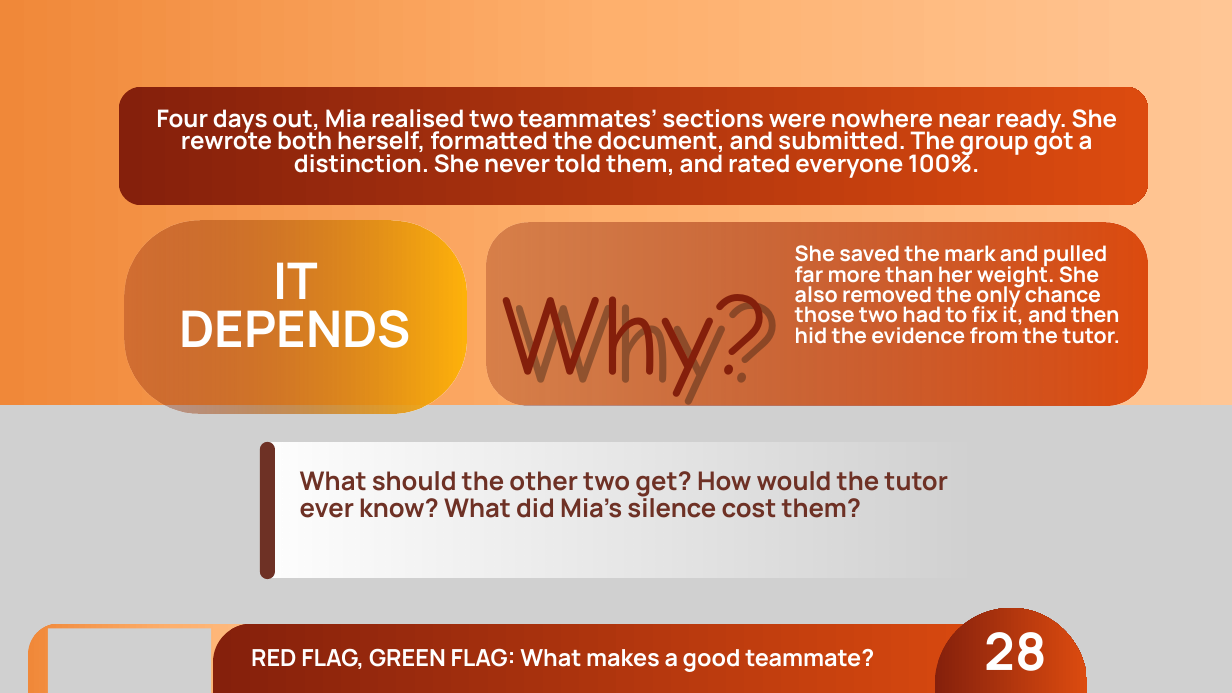
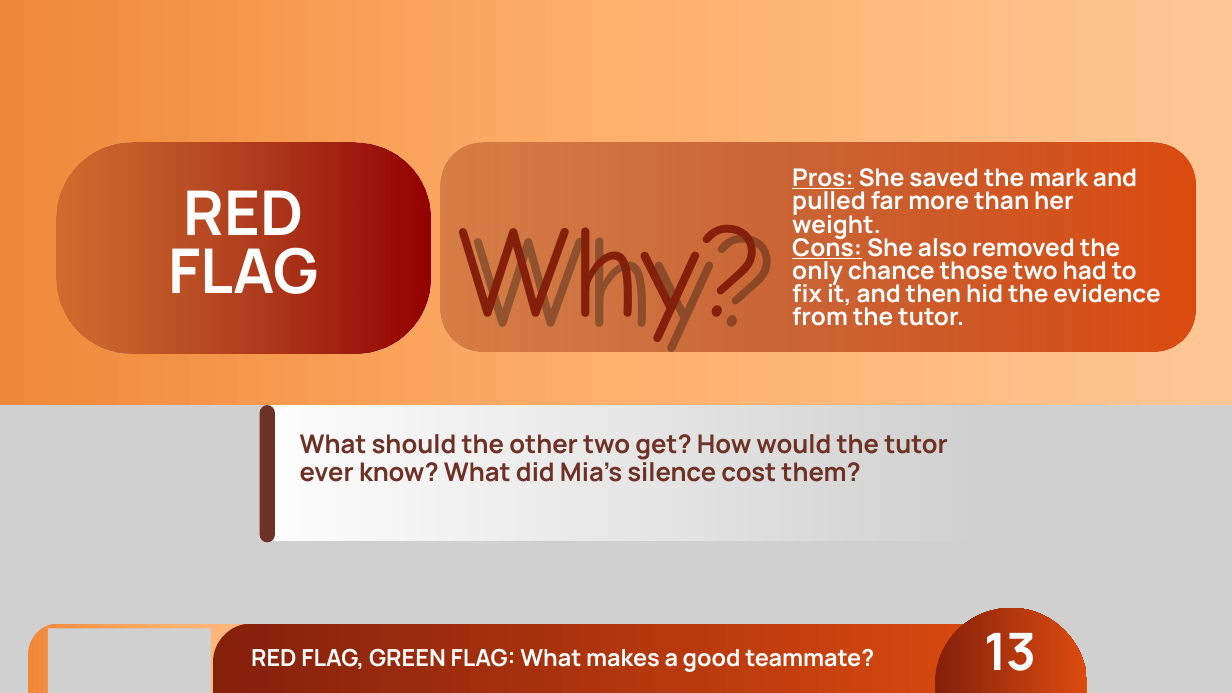
Before and after one commit to joetherockhey/Class-Allocation, a slide deck: slide 14 of assets/red-flag-green-flag.pptx (slide 29 before the commit). Drawn at 1232x693 pixels with LibreOffice and Linux fonts; fonts in the diff are those of the drawing; grey boxes stand for pictures; background and template pictures are left out. Boxes give left, top, right and bottom in pixels: in the first picture for what was removed or moved away, otherwise in the second. Text is boxed around its words. In the diff, an @@ line names an element or a change of style, - is before the commit and + after.

```diff
--- a/assets/red-flag-green-flag.pptx
+++ b/assets/red-flag-green-flag.pptx
@@ freeform shape removed at <box>119,87,1148,205</box> @@
@@ text removed at <box>156,109,1117,178</box> @@
-Four days out, Mia realised two teammates’ sections were nowhere near ready. She rewrote both herself, formatted the document, and submitted. The group got a distinction. She never told them, and rated everyone 100%.
@@ freeform shape: place and size @@
-freeform shape at <box>124,220,466,413</box>
+freeform shape at <box>57,142,431,354</box>
@@ freeform shape at <box>57,142,431,354</box>: fill gradient #85200C to #FFB30B to gradient #85200C to #940000 @@
@@ freeform shape: place and size @@
-freeform shape at <box>486,222,1148,405</box>
+freeform shape at <box>440,142,1195,351</box>
@@ text "Why?": place and size @@
-text "Why?" at <box>502,294,771,409</box>
+text "Why?" at <box>473,225,780,367</box>
@@ text "Why?" at <box>473,225,780,367</box>: size 133.2 to 152.1 pt, text colour #000000 at 31% opacity to gradient #841F0B to #DA4610, letter spacing 0.4 to 0.5 pt; line spacing 186.5pt to 212.9pt @@
@@ text "Why?": place and size @@
-text "Why?" at <box>515,294,784,418</box>
+text "Why?" at <box>458,225,765,357</box>
@@ text "Why?" at <box>458,225,765,357</box>: size 133.2 to 152.1 pt, text colour gradient #841F0B to #DA4610 to #000000 at 31% opacity, letter spacing 0.4 to 0.5 pt; line spacing 186.5pt to 212.9pt @@
@@ text at <box>792,168,1160,326</box>: text changed; size 25 to 28.5 pt @@
-She saved the mark and pulled far more than her weight. She also removed the only chance those two had to fix it, and then hid the evidence from the tutor.
+Pros: She saved the mark and pulled far more than her weight.
+Cons: She also removed the only chance those two had to fix it, and then hid the evidence from the tutor.
@@ text added at <box>168,190,318,294</box>, 72.1 pt, text #FFFFFF, bold @@
+RED FLAG
@@ text removed at <box>180,262,411,348</box> @@
-IT DEPENDS
@@ 2 freeform shapes, 1 text: place and size @@
-2 freeform shapes, 1 text at <box>260,442,985,579</box>
+2 freeform shapes, 1 text at <box>260,405,984,543</box>
@@ text at <box>984,633,1037,671</box>: text changed @@
-28
+13
```
Also in this commit, not shown: 15 other slides changed, 8 slides added, 20 slides removed, 3 other files.
